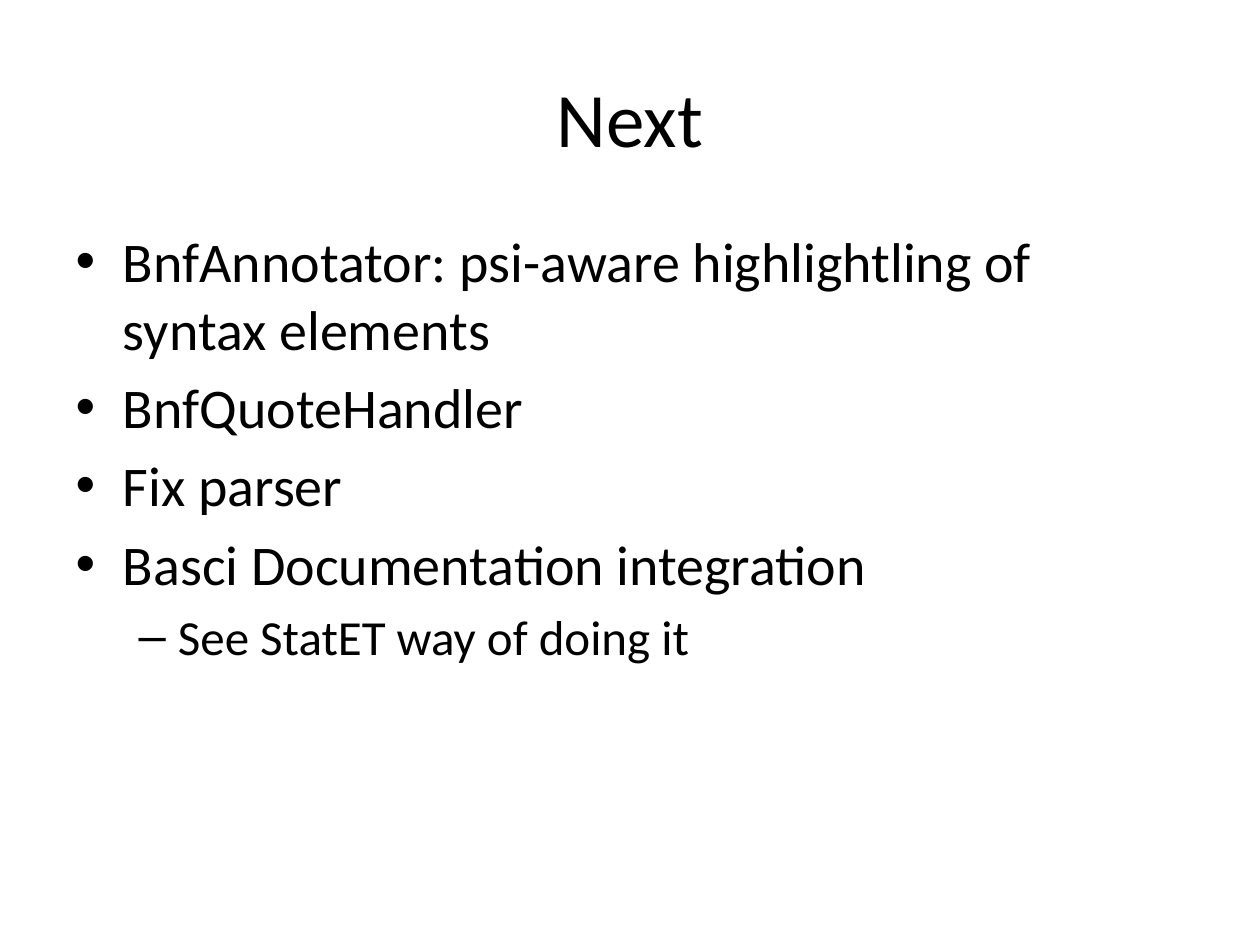
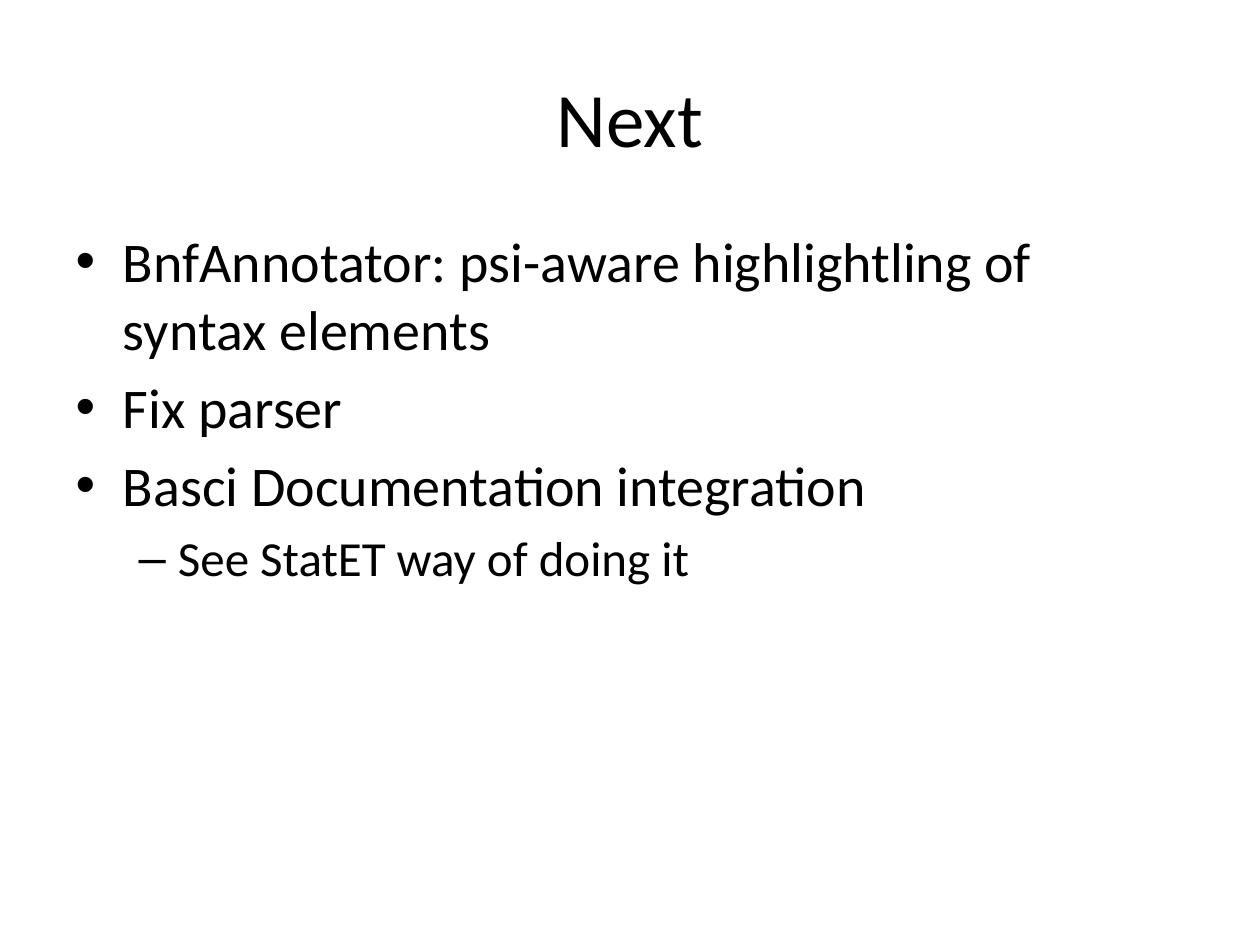
Before and after one commit to holgerbrandl/r4intellij, a slide deck: slide 3 of R4Intellij.pptx. Drawn at 1260x945 pixels with LibreOffice and Linux fonts; fonts in the diff are those of the drawing. Boxes give left, top, right and bottom in pixels: in the first picture for what was removed or moved away, otherwise in the second. Text is boxed around its words. In the diff, an @@ line names an element or a change of style, - is before the commit and + after.

```diff
--- a/R4Intellij.pptx
+++ b/R4Intellij.pptx
@@ text at (123, 389, 523, 436): paragraph removed @@
-• BnfQuoteHandler
```
Also in this commit, not shown: 3 other slides changed, 23 other files.
